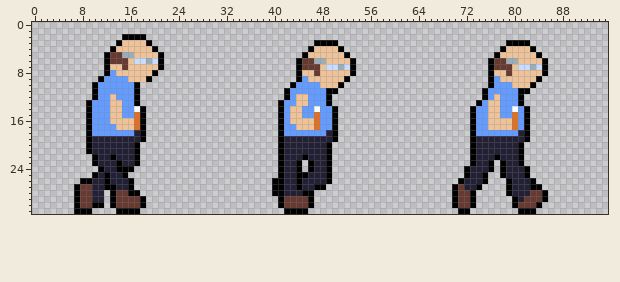
Edited in one commit: sprite sheet (DATA/Images/Sprites/Balan/Default/balan_walk.png). The picture above is the old version.
The file is 96x32 pixels.
After the commit:
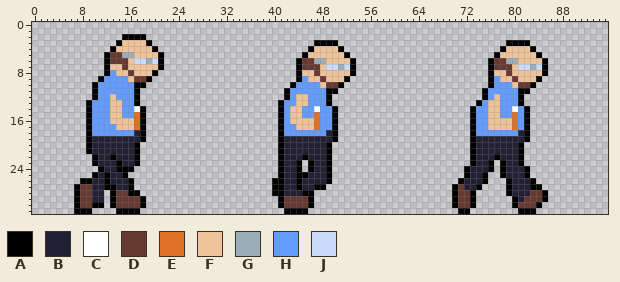
Palette (. is transparent): A #000000  B #222034  C #ffffff  D #663931  E #df7126  F #eec39a  G #9badb7  H #639bff  J #cbdbfc
Commit: Balan barbu Update de default balan pour rajouter la barbe
Edits made:
Changed rows in their new state; - is an unchanged pixel.
first column x 16:
 8 D------------------------------------------------------------------
 9 -DD-----------------------------D-------------------------------D--
10 --A------------------------------DD------------------------------DD
Pixel boxes of the changes (left, top, right, bottom) in both pictures:
changed: (128, 70, 146, 88)
changed: (320, 76, 338, 88)
changed: (512, 76, 530, 88)
